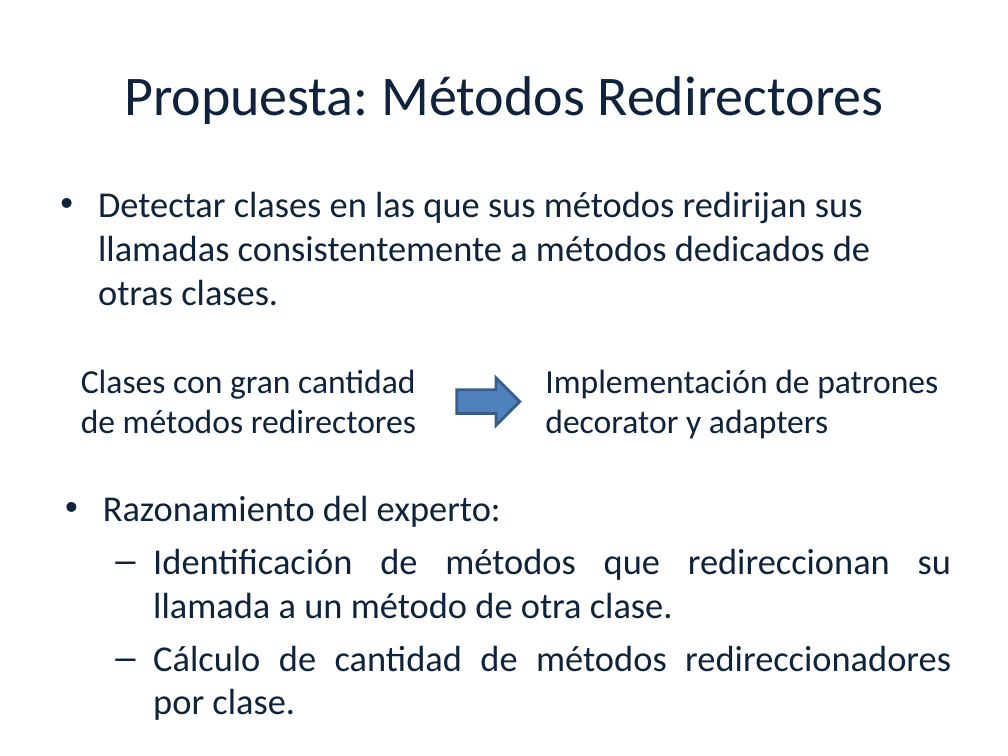
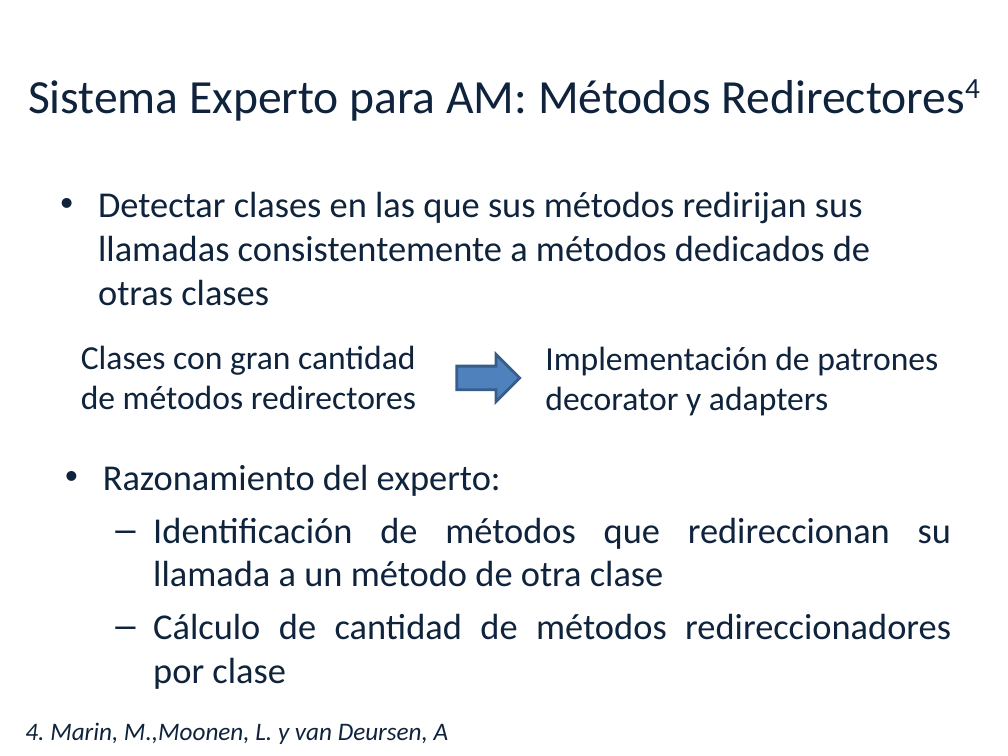
Before and after one commit to luciamasolaP/proyectofinal-informe, a slide deck: slide 21 of presentacion/Tesis.ppt. Drawn at 1008x756 pixels with LibreOffice and Linux fonts; fonts in the diff are those of the drawing; background and template pictures are left out. Boxes give left, top, right and bottom in pixels: in the first picture for what was removed or moved away, otherwise in the second. Text is boxed around its words. In the diff, an @@ line names an element or a change of style, - is before the commit and + after.

```diff
--- a/presentacion/Tesis.ppt
+++ b/presentacion/Tesis.ppt
@@ title at [28,80,711,121]: text changed; size 40 to 34 pt @@
-Propuesta: Métodos Redirectores
+Sistema Experto para AM: Métodos Redirectores4
@@ text at [98,191,870,306]: text changed @@
-• Detectar clases en las que sus métodos redirijan sus llamadas consistentemente a métodos dedicados de otras clases.
+• Detectar clases en las que sus métodos redirijan sus llamadas consistentemente a métodos dedicados de otras clases
@@ 2 texts, 1 right arrow: place and size @@
-2 texts, 1 right arrow at [81,369,938,439]
+2 texts, 1 right arrow at [81,345,938,416]
@@ text "Razonamiento del experto:": place and size @@
-text "Razonamiento del experto:" at [103,495,951,720]
+text "Razonamiento del experto:" at [103,464,951,689]
@@ text at [153,517,951,689]: text changed @@
-  – Identificación de métodos que redireccionan su llamada a un método de otra clase.
-  – Cálculo de cantidad de métodos redireccionadores por clase.
+  – Identificación de métodos que redireccionan su llamada a un método de otra clase
+  – Cálculo de cantidad de métodos redireccionadores por clase
@@ text added at [25,722,449,744], 18 pt, text #0F233C, italic @@
+4. Marin, M.,Moonen, L. y van Deursen, A
```
Also in this commit, not shown: 29 other slides changed, 4 slides added, 4 slides removed, 1 other file.
